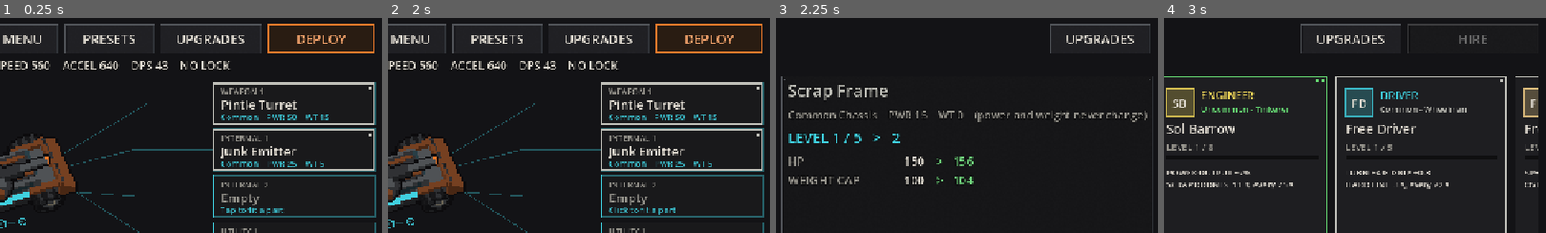
Above: before the commit, frames 1-4 (left to right).
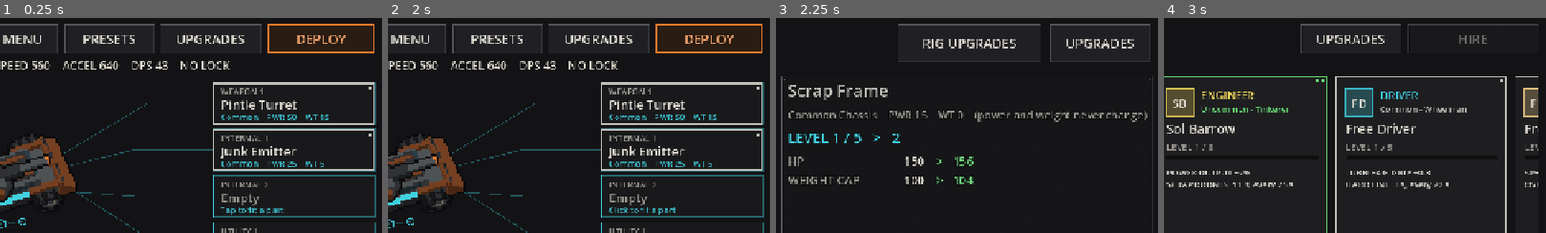
Above: after the commit, the same moments.

Repository: Asmogius/helriders-game
Game: Godot game, scene res://scenes/garage.tscn
The game is run twice, just before and just after one commit, with the same random seed, the same clock (stepped at 60 frames per second) and the same inputs.
Inputs:
- Up to frame 1 (0.25 s): no input
- Up to frame 2 (2 s): click "UPGRADES" at 0.5 s; click "GARAGE" at 1.25 s
- Up to frame 3 (2.25 s): click "RESEARCH" at 2 s
- Up to frame 4 (3 s): click "SALOON" at 2.75 s
The pictures show only the part of the screen within x 49-99%, y 0-50%; the shares and areas given below are measured in that part.

Frames 1-2 are identical in both runs. In frame 3, 1.8% of the frame differs, in the area x 32-98%, y 2-21%; in frame 4, nothing differs.

Commit message:
Research: RIG UPGRADES view (rig upgrades move from the garage Workshop; UI only)

Diff:
--- a/scripts/garage.gd
+++ b/scripts/garage.gd
@@ -13,6 +13,7 @@
 const Loadout := preload("res://scripts/loadout.gd")
 const Vehicle := preload("res://scripts/vehicle.gd")
 const UI := preload("res://scripts/ui_theme.gd")
+const RigUpgrades := preload("res://scripts/rig_upgrades.gd")
 const ProfileScript := preload("res://scripts/profile.gd")
 const Comms := preload("res://scripts/comms.gd")
 const Inn := preload("res://scripts/inn.gd")
@@ -1082,7 +1083,7 @@
 	var body := VBoxContainer.new()
 	body.add_theme_constant_override("separation", 12)
 	body.add_child(UI.label("Scrap  %d" % profile.scrap, 22, T.COL_ORANGE))
-	for key: String in ["fabrication", "loot", "salvage"]:
+	for key: String in RigUpgrades.KEYS:
 		var row := HBoxContainer.new()
 		row.add_theme_constant_override("separation", 14)
 		var info := VBoxContainer.new()
@@ -1106,23 +1107,7 @@
 
 
 func _upgrade_effect(key: String) -> String:
-	var level := profile.upgrade_level(key)
-	var step: float = T.UPGRADES[key].per_level
-	var next := level + 1
-	var max_level: int = (T.UPGRADES[key].costs as Array).size()
-	var now_text := ""
-	var next_text := ""
-	match key:
-		"fabrication":
-			now_text = "Parts cost %d%% less" % roundi(step * level * 100.0)
-			next_text = "%d%%" % roundi(step * next * 100.0)
-		"loot":
-			now_text = "Outrider schematic drop chance %d%%" % roundi(profile.schematic_chance() * 100.0)
-			next_text = "%d%%" % roundi(minf(T.SCHEMATIC_DROP_CHANCE + step * next, 0.95) * 100.0)
-		"salvage":
-			now_text = "Scrap from kills +%d%%" % roundi(step * level * 100.0)
-			next_text = "+%d%%" % roundi(step * next * 100.0)
-	return now_text if level >= max_level else "%s    (next: %s)" % [now_text, next_text]
+	return RigUpgrades.effect_text(profile, key)
 
 
 func _on_tab(tab_name: String) -> void:
--- a/scripts/research.gd
+++ b/scripts/research.gd
@@ -10,11 +10,16 @@
 const UI := preload("res://scripts/ui_theme.gd")
 const Parts := preload("res://scripts/parts.gd")
 const ProfileScript := preload("res://scripts/profile.gd")
+const RigUpgrades := preload("res://scripts/rig_upgrades.gd")
 
 const CATEGORY_ORDER := ["Chassis", "Engine", "Drive", "Armor", "Weapon", "Internal", "Utility"]
 const RARITY_ORDER := ["Common", "Uncommon", "Rare", "Epic", "Legendary"]
 const LIST_W := 600.0
 const ROW_H := 62.0
+# TODO(p7-layout-grid #57): use UI.MIN_TOUCH / UI.MARGIN / UI.GAP once on main.
+const MIN_TOUCH := 64.0
+const MARGIN := 20.0
+const GAP := 14.0
 
 var profile: ProfileScript
 var selected := ""        # schematic id shown on the right
@@ -29,6 +34,12 @@
 var _note: Label
 var _level_up: Button
 var _upgrades: Control
+var showing_rig := false   # the RIG UPGRADES view instead of the schematic list
+var _rig_toggle: Button
+var _schematic_view: Array[Control] = []
+var _rig_view: PanelContainer
+var _rig_scrap: Label
+var _rig_rows: VBoxContainer
 
 
 func _ready() -> void:
@@ -48,13 +59,19 @@
 	var bar := HBoxContainer.new()
 	bar.anchor_left = 1.0
 	bar.anchor_right = 1.0
-	bar.offset_left = -400.0
-	bar.offset_right = -20.0
+	bar.offset_left = -640.0
+	bar.offset_right = -MARGIN
 	bar.offset_top = 10.0
-	bar.offset_bottom = 60.0
+	bar.offset_bottom = 10.0 + MIN_TOUCH
 	bar.alignment = BoxContainer.ALIGNMENT_END
+	bar.add_theme_constant_override("separation", int(GAP))
 	add_child(bar)
+	_rig_toggle = _button("RIG UPGRADES", 240)
+	_rig_toggle.custom_minimum_size.y = MIN_TOUCH
+	_rig_toggle.pressed.connect(func() -> void: show_rig_upgrades(not showing_rig))
+	bar.add_child(_rig_toggle)
 	var upgrades := _button("UPGRADES", 170)
+	upgrades.custom_minimum_size.y = MIN_TOUCH
 	upgrades.pressed.connect(open_upgrades)
 	bar.add_child(upgrades)
 
@@ -68,6 +85,7 @@
 	scroll.horizontal_scroll_mode = ScrollContainer.SCROLL_MODE_DISABLED
 	scroll.scroll_deadzone = 14
 	add_child(scroll)
+	_schematic_view.append(scroll)
 	_rows = VBoxContainer.new()
 	_rows.custom_minimum_size = Vector2(LIST_W - 16.0, 0)
 	_rows.add_theme_constant_override("separation", 8)
@@ -82,6 +100,7 @@
 	panel.offset_top = 96.0
 	panel.offset_bottom = -12.0
 	add_child(panel)
+	_schematic_view.append(panel)
 	var column := VBoxContainer.new()
 	column.add_theme_constant_override("separation", 8)
 	panel.add_child(column)
@@ -104,6 +123,7 @@
 	_level_up.pressed.connect(level_selected)
 	column.add_child(_level_up)
 
+	_build_rig_view()
 	profile.changed.connect(refresh)
 	refresh()
 
@@ -159,6 +179,7 @@
 	for id in ids:
 		_rows.add_child(_make_row(id))
 	_fill_detail()
+	refresh_rig()
 
 
 func _first_levelable(ids: Array[String]) -> String:
@@ -309,6 +330,98 @@
 
 static func _pct(v: float) -> String:
 	return "%+d%%" % roundi(v * 100.0)
+
+
+# --- Rig upgrades view -------------------------------------------------------------
+# The rig tracks (Fabrication Discount, Loot Quality, Salvage Yield), moved here
+# from the garage Workshop. Display only: buying goes through
+# profile.buy_upgrade, exactly as the garage overlay does.
+
+func _build_rig_view() -> void:
+	_rig_view = PanelContainer.new()
+	_rig_view.anchor_right = 1.0
+	_rig_view.anchor_bottom = 1.0
+	_rig_view.offset_left = MARGIN
+	_rig_view.offset_right = -MARGIN
+	_rig_view.offset_top = 96.0
+	_rig_view.offset_bottom = -12.0
+	_rig_view.visible = false
+	add_child(_rig_view)
+	var column := VBoxContainer.new()
+	column.add_theme_constant_override("separation", int(GAP))
+	_rig_view.add_child(column)
+	var head := HBoxContainer.new()
+	var title := UI.label("RIG UPGRADES", 30, T.COL_ORANGE)
+	title.size_flags_horizontal = Control.SIZE_EXPAND_FILL
+	head.add_child(title)
+	_rig_scrap = UI.label("", 26, T.COL_ORANGE)
+	head.add_child(_rig_scrap)
+	column.add_child(head)
+	_rig_rows = VBoxContainer.new()
+	_rig_rows.add_theme_constant_override("separation", int(GAP))
+	column.add_child(_rig_rows)
+	var note := UI.label("Bought with scrap. Every rig you build gets them.", 18, UI.TEXT_DIM)
+	note.autowrap_mode = TextServer.AUTOWRAP_WORD
+	column.add_child(note)
+
+
+func show_rig_upgrades(on: bool) -> void:
+	showing_rig = on
+	for c: Control in _schematic_view:
+		c.visible = not on
+	_rig_view.visible = on
+	if on:
+		UI.accent(_rig_toggle, T.COL_CYAN)
+	else:
+		for state: String in ["normal", "hover", "pressed"]:
+			_rig_toggle.remove_theme_stylebox_override(state)
+		_rig_toggle.remove_theme_color_override("font_color")
+	_rig_toggle.text = "SCHEMATICS" if on else "RIG UPGRADES"
+	refresh_rig()
+
+
+func refresh_rig() -> void:
+	if _rig_view == null:
+		return
+	_rig_scrap.text = "Scrap  %d" % profile.scrap
+	for c in _rig_rows.get_children():
+		_rig_rows.remove_child(c)
+		c.queue_free()
+	for key: String in RigUpgrades.KEYS:
+		var row := HBoxContainer.new()
+		row.custom_minimum_size.y = 96.0
+		row.add_theme_constant_override("separation", int(GAP))
+		var info := VBoxContainer.new()
+		info.size_flags_horizontal = Control.SIZE_EXPAND_FILL
+		info.alignment = BoxContainer.ALIGNMENT_CENTER
+		info.add_child(UI.label(str(T.UPGRADES[key].name), 28, UI.TEXT))
+		var effect := UI.label(RigUpgrades.effect_text(profile, key), 20, UI.TEXT_DIM)
+		effect.autowrap_mode = TextServer.AUTOWRAP_WORD
+		info.add_child(effect)
+		row.add_child(info)
+		var level := profile.upgrade_level(key)
+		var max_level: int = (T.UPGRADES[key].costs as Array).size()
+		var lv := UI.label("LV %d/%d" % [level, max_level], 26, T.COL_CYAN)
+		lv.size_flags_vertical = Control.SIZE_SHRINK_CENTER
+		row.add_child(lv)
+		var cost := profile.upgrade_cost(key)
+		var buy := _button("MAXED" if cost < 0 else "BUY  %d" % cost, 240)
+		buy.name = "Buy_" + key
+		buy.custom_minimum_size.y = MIN_TOUCH
+		buy.size_flags_vertical = Control.SIZE_SHRINK_CENTER
+		buy.disabled = cost < 0 or cost > profile.scrap
+		if not buy.disabled:
+			UI.accent(buy, T.COL_ORANGE)
+		buy.pressed.connect(buy_rig_upgrade.bind(key))
+		row.add_child(buy)
+		_rig_rows.add_child(row)
+
+
+## Buy the next level of a rig track (same call as the garage). Returns success.
+func buy_rig_upgrade(key: String) -> bool:
+	var ok := profile.buy_upgrade(key)
+	refresh_rig()
+	return ok
 
 
 # --- Upgrades overlay ------------------------------------------------------------
--- /dev/null
+++ b/scripts/rig_upgrades.gd
@@ -0,0 +1,31 @@
+extends RefCounted
+## The rig upgrade tracks (Fabrication Discount, Loot Quality, Salvage Yield):
+## which keys they are and the "now / next" line shown beside each. Display
+## only: costs, levels and buying stay in profile.gd (upgrade_level,
+## upgrade_cost, buy_upgrade), numbers in tuning.gd (T.UPGRADES). Shown on the
+## Research screen's RIG UPGRADES view and the garage's UPGRADES overlay.
+
+const T := preload("res://scripts/tuning.gd")
+
+const KEYS: Array[String] = ["fabrication", "loot", "salvage"]
+
+
+## What `key` does at its current level, and at the next one unless maxed.
+static func effect_text(profile: Node, key: String) -> String:
+	var level: int = profile.upgrade_level(key)
+	var step: float = T.UPGRADES[key].per_level
+	var next := level + 1
+	var max_level: int = (T.UPGRADES[key].costs as Array).size()
+	var now_text := ""
+	var next_text := ""
+	match key:
+		"fabrication":
+			now_text = "Parts cost %d%% less" % roundi(step * level * 100.0)
+			next_text = "%d%%" % roundi(step * next * 100.0)
+		"loot":
+			now_text = "Outrider schematic drop chance %d%%" % roundi(float(profile.schematic_chance()) * 100.0)
+			next_text = "%d%%" % roundi(minf(T.SCHEMATIC_DROP_CHANCE + step * next, 0.95) * 100.0)
+		"salvage":
+			now_text = "Scrap from kills +%d%%" % roundi(step * level * 100.0)
+			next_text = "+%d%%" % roundi(step * next * 100.0)
+	return now_text if level >= max_level else "%s    (next: %s)" % [now_text, next_text]
--- a/tests/research_test.gd
+++ b/tests/research_test.gd
@@ -195,10 +195,41 @@
 	research.open_upgrades()
 	_check(research._upgrades != null, "Research upgrades open")
 	research.close_upgrades()
+	_check_rig_upgrades(research)
 	garage.show_tab("GARAGE")
 	_check(not research.visible, "back to the Garage")
 	_check(float(garage._built(profile.rig).armor) > armor_before, "the Garage stat sheet uses the new level")
 	_check(garage._tags[3].part_name.ends_with("LV 3"), "the armor slot tag shows its level")
+
+
+## Rig upgrades on the Research screen: same data, same buy call, display updates.
+func _check_rig_upgrades(research: Node) -> void:
+	# Numbers are unchanged by the move (a change here is a gameplay change).
+	_check(T.UPGRADES.fabrication == {"name": "Fabrication Discount", "costs": [120, 300, 600], "per_level": 0.10}
+		and T.UPGRADES.loot == {"name": "Loot Quality", "costs": [150, 350, 700], "per_level": 0.15}
+		and T.UPGRADES.salvage == {"name": "Salvage Yield", "costs": [100, 250, 500], "per_level": 0.15},
+		"rig upgrade costs and effects unchanged")
+	profile.scrap = 2000
+	research.show_rig_upgrades(true)
+	_check(research._rig_view.visible and not research._rows.get_parent().visible, "RIG UPGRADES replaces the schematic list")
+	_check(research._rig_rows.get_child_count() == 3, "three rig tracks listed")
+	var buy: Button = research._rig_rows.find_child("Buy_fabrication", true, false)
+	_check(buy != null and buy.text == "BUY  120" and buy.custom_minimum_size.y >= 64.0, "BUY shows the cost, touch-sized")
+	var scrap := profile.scrap
+	var price := profile.fab_mult()
+	buy.pressed.emit()
+	_check(profile.upgrade_level("fabrication") == 1 and profile.scrap == scrap - 120, "buying from Research uses profile.buy_upgrade")
+	_check(is_equal_approx(profile.fab_mult(), price - 0.10), "the bought level has the same effect")
+	buy = research._rig_rows.find_child("Buy_fabrication", true, false)
+	_check(buy.text == "BUY  300" and str(research._rig_rows.get_child(0).get_child(1).text) == "LV 1/3", "the display updates after buying")
+	_check(research._rig_scrap.text == "Scrap  %d" % profile.scrap, "scrap shown updates")
+	research.buy_rig_upgrade("fabrication")
+	research.buy_rig_upgrade("fabrication")
+	buy = research._rig_rows.find_child("Buy_fabrication", true, false)
+	_check(buy.text == "MAXED" and buy.disabled and not research.buy_rig_upgrade("fabrication"), "maxed track can't be bought")
+	_check(garage._upgrade_effect("fabrication") == research.RigUpgrades.effect_text(profile, "fabrication"), "garage and Research show the same effect text")
+	research.show_rig_upgrades(false)
+	_check(not research._rig_view.visible and research._rows.get_parent().visible, "back to schematics")
 
 
 func _check(ok: bool, what: String) -> void:
--- a/tools/art/capture_all.gd
+++ b/tools/art/capture_all.gd
@@ -3,6 +3,7 @@
 ##   xvfb-run -s "-screen 0 1280x720x24" godot --rendering-driver opengl3 --path . -s res://tools/art/capture_all.gd -- out_dir
 ## Writes into out_dir (default user://captures):
 ##   garage_<tab>.png for GARAGE, RESEARCH, SALOON, INN, COMMS
+##   research_rig_upgrades.png (Research screen, RIG UPGRADES view)
 ##   rarity_tiers.png  (all six rarity frames side by side)
 ##   art_swatches.png (every art-only colour in tuning.gd, named)
 ##   fight.png         (the mission scene after a few seconds)
@@ -39,6 +40,7 @@
 	for t: String in TABS:
 		_add("garage_" + t.to_lower(), _show_tab.bind(t))
 	_add("garage_part_cards", _show_part_cards)
+	_add("research_rig_upgrades", _show_rig_upgrades)
 	_add("rarity_tiers", _show_rarity)
 	_add("art_swatches", _show_swatches)
 	_add("fight", _show_fight)
@@ -57,6 +59,14 @@
 		_garage = (load("res://scenes/garage.tscn") as PackedScene).instantiate()
 		root.add_child(_garage)
 	_garage.show_tab(t)
+
+
+func _show_rig_upgrades() -> void:
+	var profile: Node = root.get_node("Profile")
+	profile.scrap = 420   # enough to show live BUY buttons; later shots ignore scrap
+	_show_tab("RESEARCH")
+	_garage._research.refresh()
+	_garage._research.show_rig_upgrades(true)
 
 
 func _show_part_cards() -> void:
Not shown, added: scripts/rig_upgrades.gd.uid
